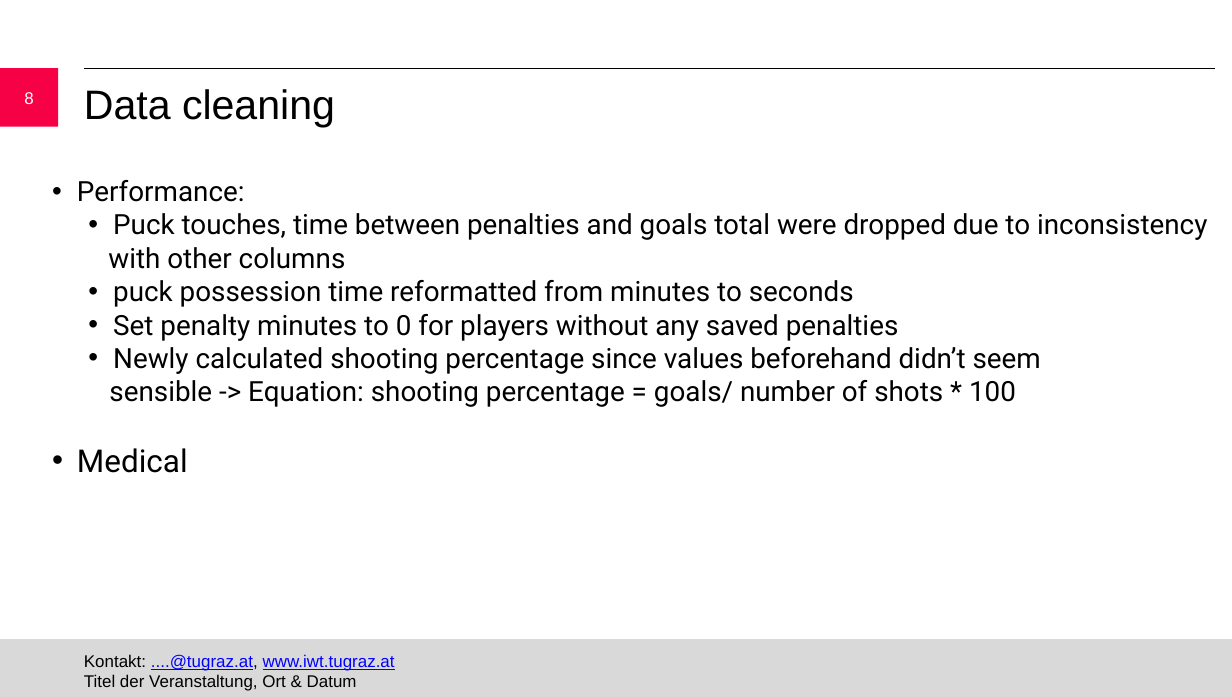
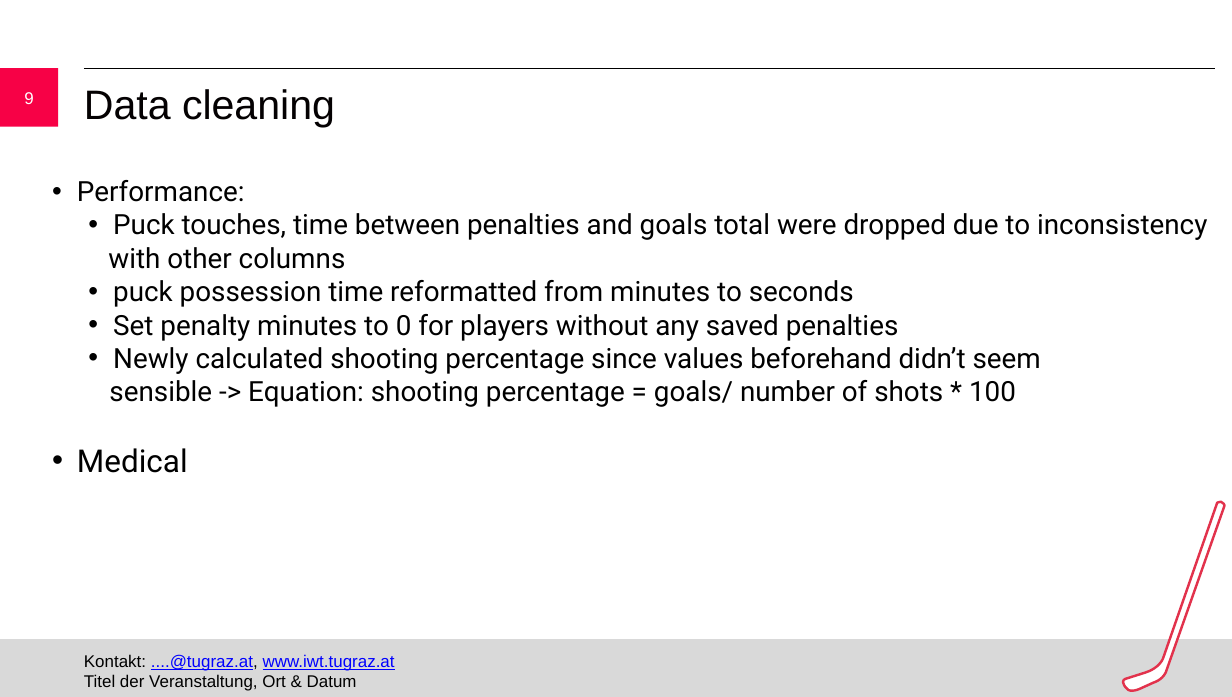
Before and after one commit to jaklvinc/KnowledgeDiscoveryAndDataMining-TUGraz-2026, a slide deck: slide 9 of KDDM_phase1_presentation.pptx (slide 8 before the commit). Drawn at 1232x697 pixels with LibreOffice and Linux fonts; fonts in the diff are those of the drawing; background and template pictures are left out. Boxes give left, top, right and bottom in pixels: in the first picture for what was removed or moved away, otherwise in the second. Text is boxed around its words. In the diff, an @@ line names an element or a change of style, - is before the commit and + after.

```diff
--- a/KDDM_phase1_presentation.pptx
+++ b/KDDM_phase1_presentation.pptx
@@ page number at <box>24,92,33,104</box>: text changed @@
-8
+9
@@ freeform shape added at <box>1123,502,1225,691</box>, fill #FFFFFF, outline #E2324C 2 pt @@
```
Also in this commit, not shown: 7 other slides changed, 1 slide added.
